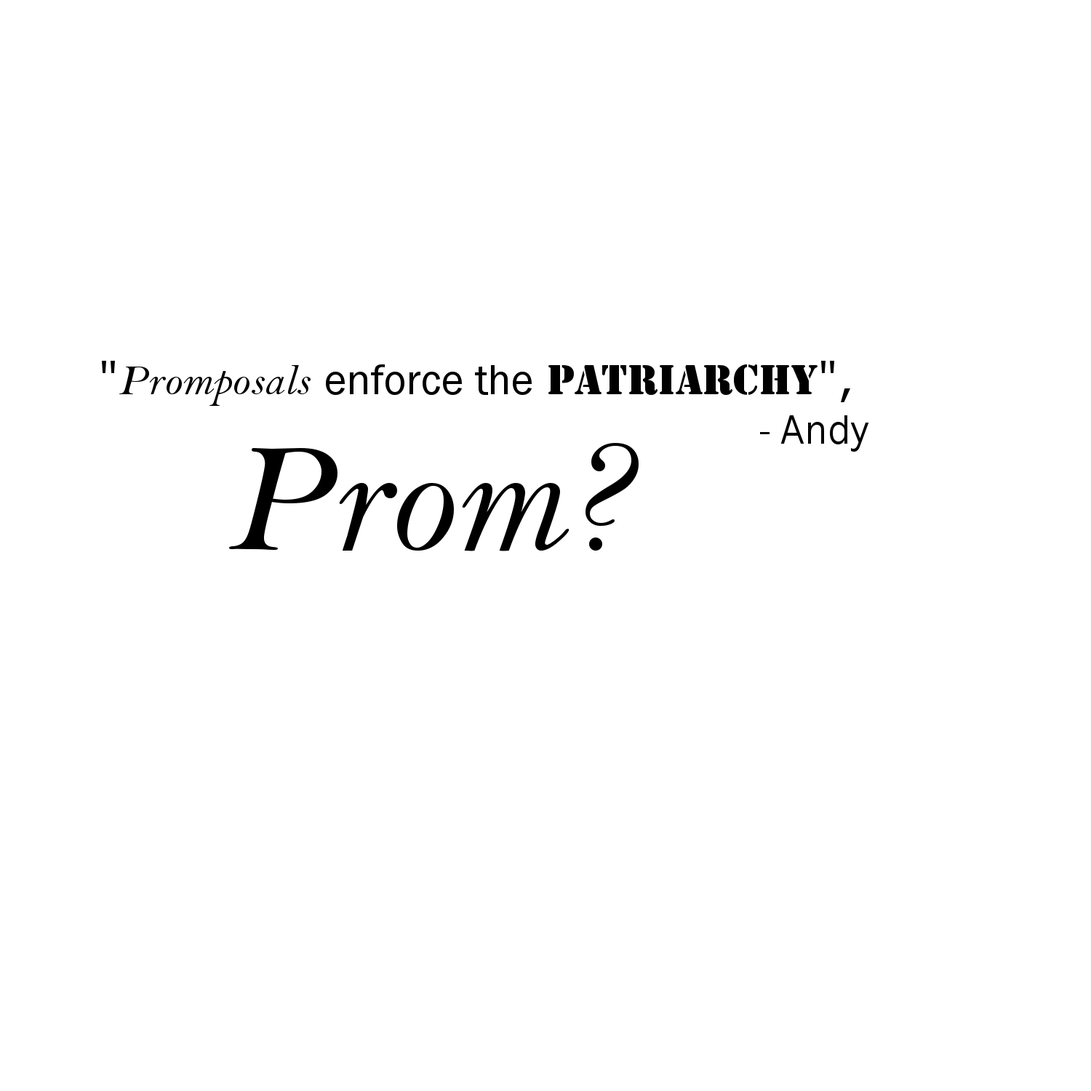
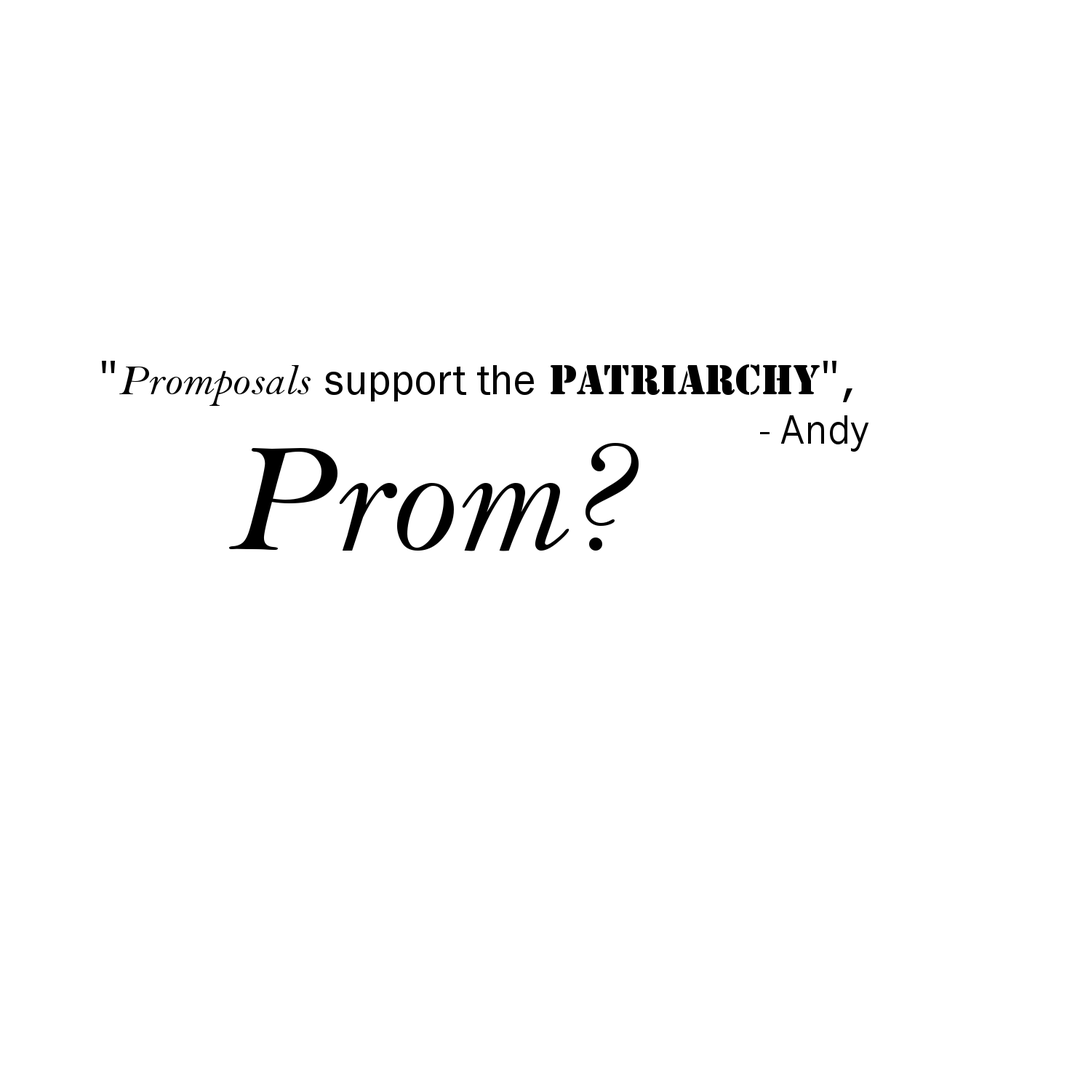
Layer changes from the first 1091x1091 image to the second:
renamed "'Promposals enforce the PATRI..." to "'Promposals support the PATRI...", painted on it over [325, 360, 853, 403]
